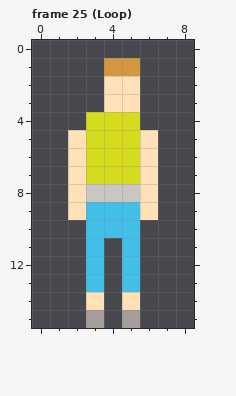
Pixel-art file, stored at _graphics/Characters/MainCharacters.aseprite. That is the earlier state.
9x16 pixels, 25 frames. Shown: frame 25 (Loop). The commit also changed other frames, which this record leaves out.
And afterwards:
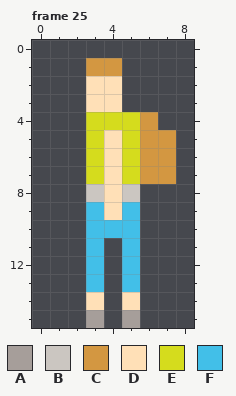
Palette (. is transparent): A #a69e9a  B #cbc6c1  C #d39741  D #ffe0b7  E #d5dc1d  F #42bfe8
Message: Drinking animation for woman added - both characters can drink properly now with proper animations.
From old to new:
layer "Man Drinking" now hidden
layer "Woman Drinking" added
Changed rows in their new state; - is an unchanged pixel.
Frame 25:
first column x 2:
 1 -C-.--
 2 -D-.--
 3 -D-.--
 4 ----C-
 5 .-D-CC
 6 .-D-CC
 7 .-D-CC
 8 .-D-.-
 9 .-D-.-
Changed places in both pictures, as pixel boxes (x1, y1, x2, y2):
changed: (68, 58, 176, 220)
